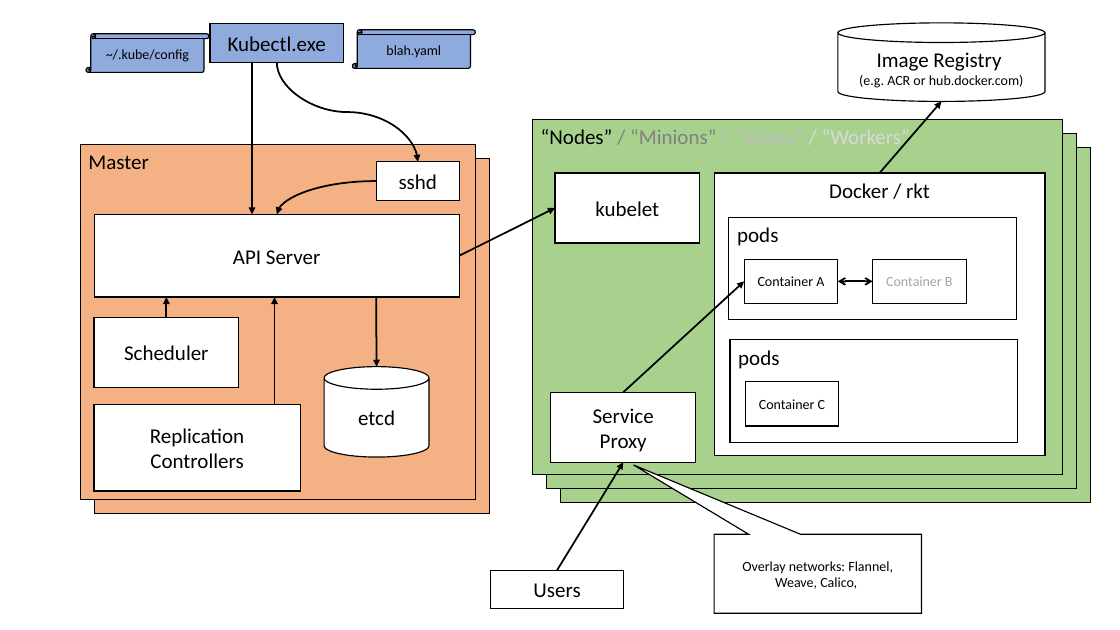
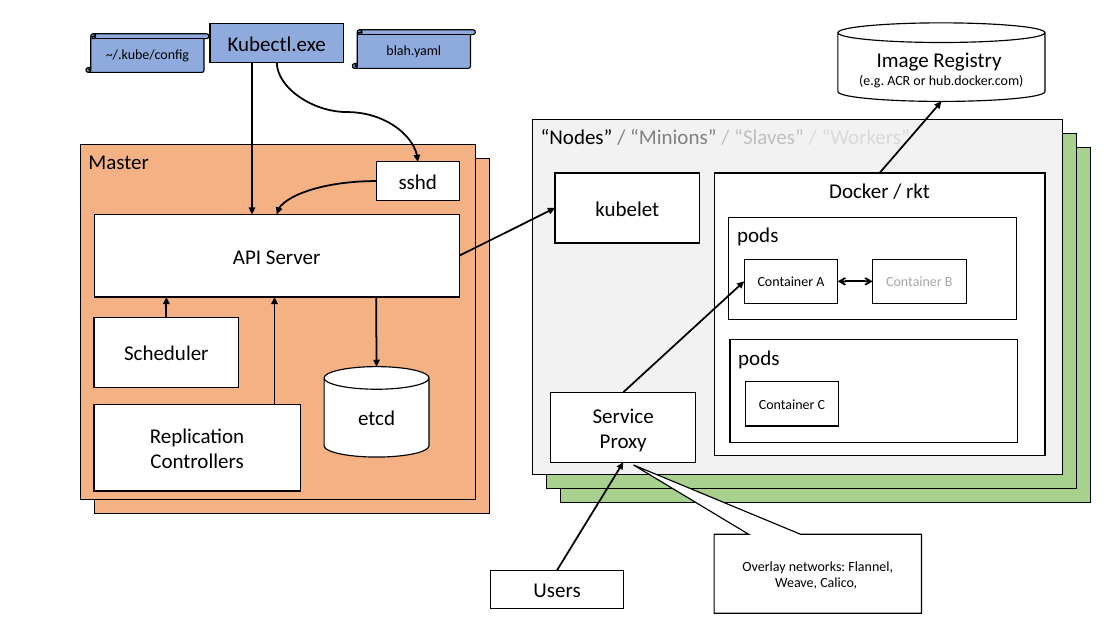
Before and after one commit to LouisStAmour/k8s_elixir, a slide deck: slide 2 of k8s.pptx. Drawn at 1120x630 pixels with LibreOffice and Linux fonts; fonts in the diff are those of the drawing. Boxes give left, top, right and bottom in pixels: in the first picture for what was removed or moved away, otherwise in the second. Text is boxed around its words. In the diff, an @@ line names an element or a change of style, - is before the commit and + after.

```diff
--- a/k8s.pptx
+++ b/k8s.pptx
@@ rectangle "“Nodes” / “Minions” / “Slaves” ..." at (533,119,1063,475): fill #A9D18E to #F2F2F2 @@
```
Also in this commit, not shown: 8 other files.
